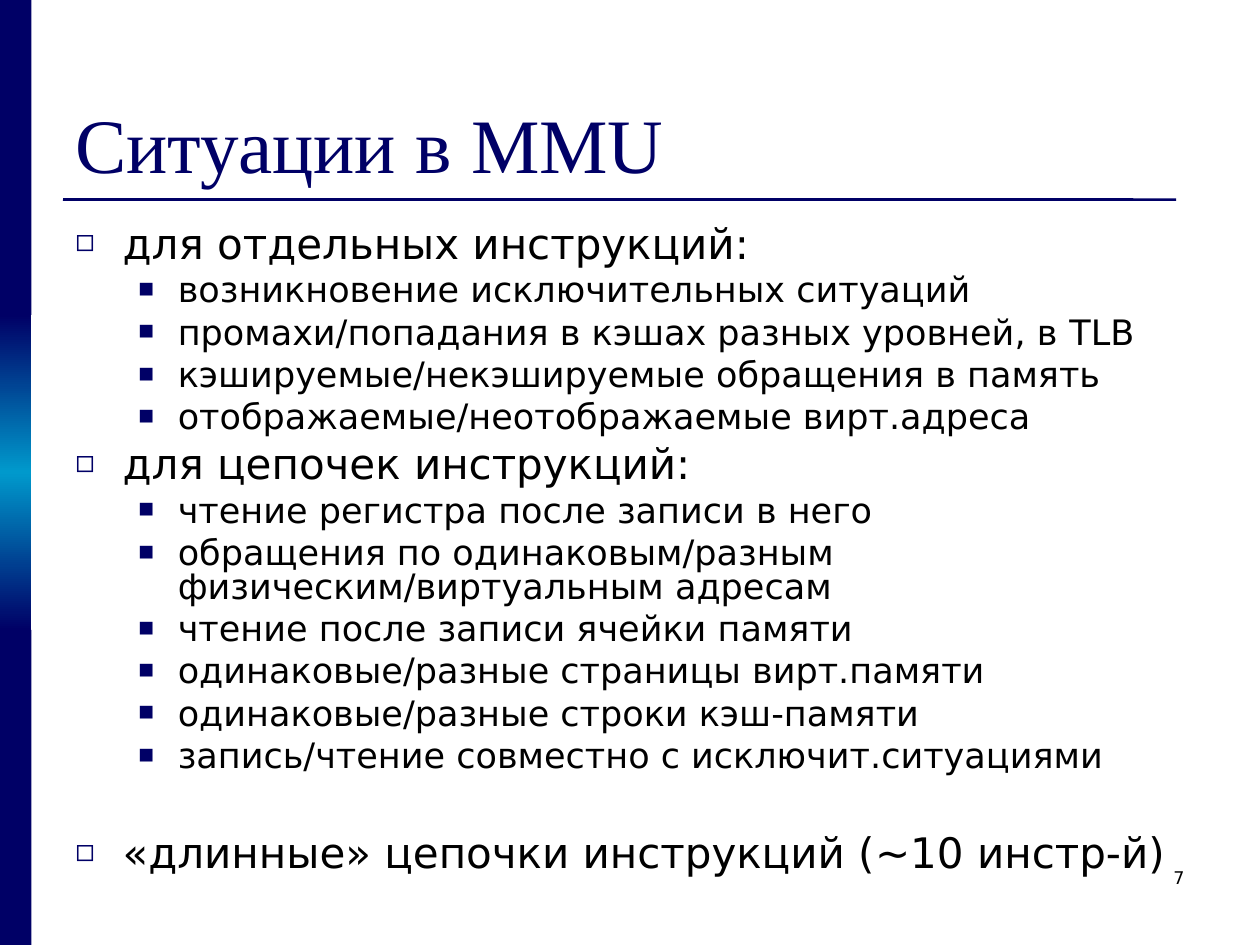
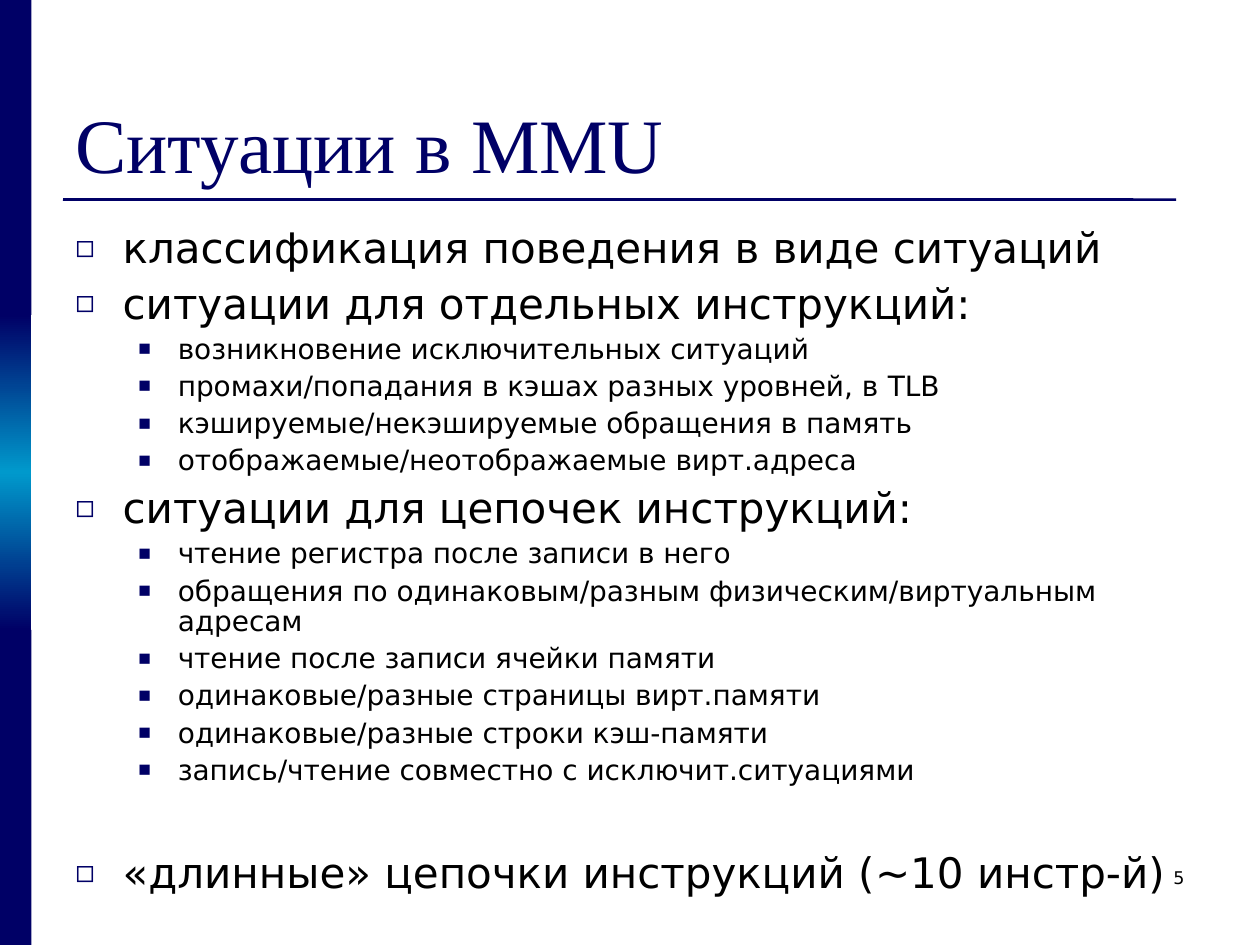
Before and after one commit to kornevgen/tesla-project, a slide deck: slide 5 of papers/THESIS/talks/pred/prethesis9.ppt (slide 7 before the commit). Drawn at 1260x945 pixels with LibreOffice and Linux fonts; fonts in the diff are those of the drawing. Boxes give left, top, right and bottom in pixels: in the first picture for what was removed or moved away, otherwise in the second. Text is boxed around its words. In the diff, an @@ line names an element or a change of style, - is before the commit and + after.

```diff
--- a/papers/THESIS/talks/pred/prethesis9.ppt
+++ b/papers/THESIS/talks/pred/prethesis9.ppt
@@ text at box(123, 231, 1101, 532): text changed @@
-◻ для отдельных инструкций:
+◻ классификация поведения в виде ситуаций
+◻ ситуации для отдельных инструкций:
@@ text at box(123, 337, 1165, 897): size 20 to 16 pt in "возникновение исключительных ситуаций", "промахи/попадания в кэшах разных уровней, в TLB", "кэшируемые/некэшируемые обращения в память", "отображаемые/неотображаемые вирт.адреса" and 6 more places; line spacing 0.8 to 0.9; less space between paragraphs @@
@@ text at box(123, 447, 690, 488): text changed @@
-◻ для цепочек инструкций:
+◻ ситуации для цепочек инструкций:
@@ page number at box(1173, 871, 1184, 885): text changed @@
-7
+5
```
Also in this commit, not shown: 21 other slides changed, 1 slide added, 4 slides removed.
